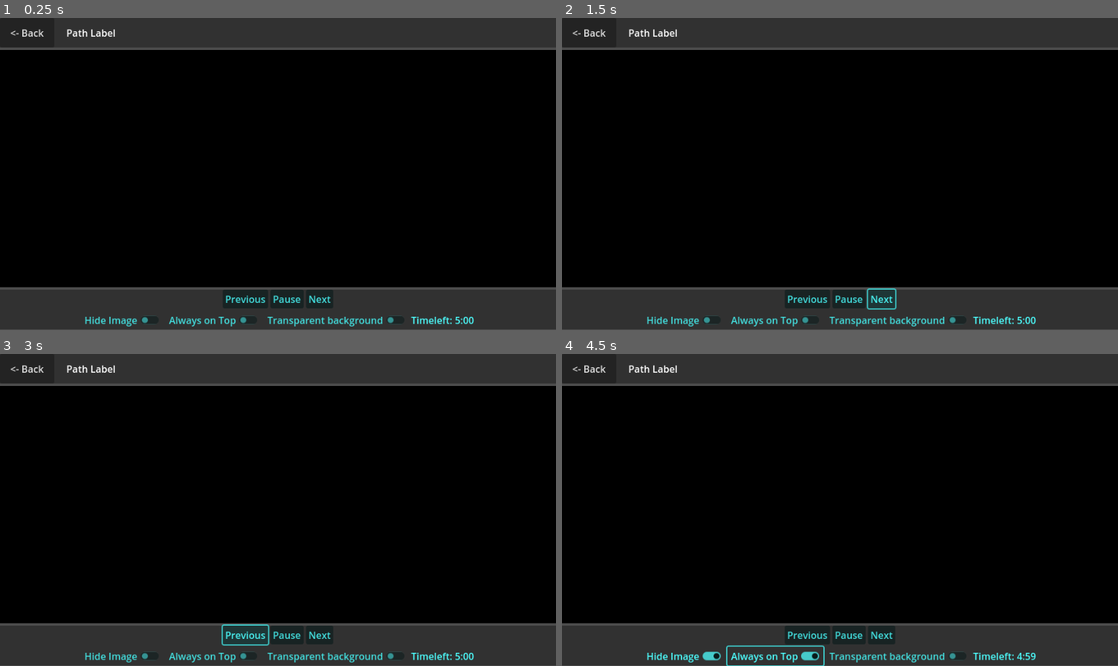
Above: before the commit, frames 1-4 (two rows, left to right).
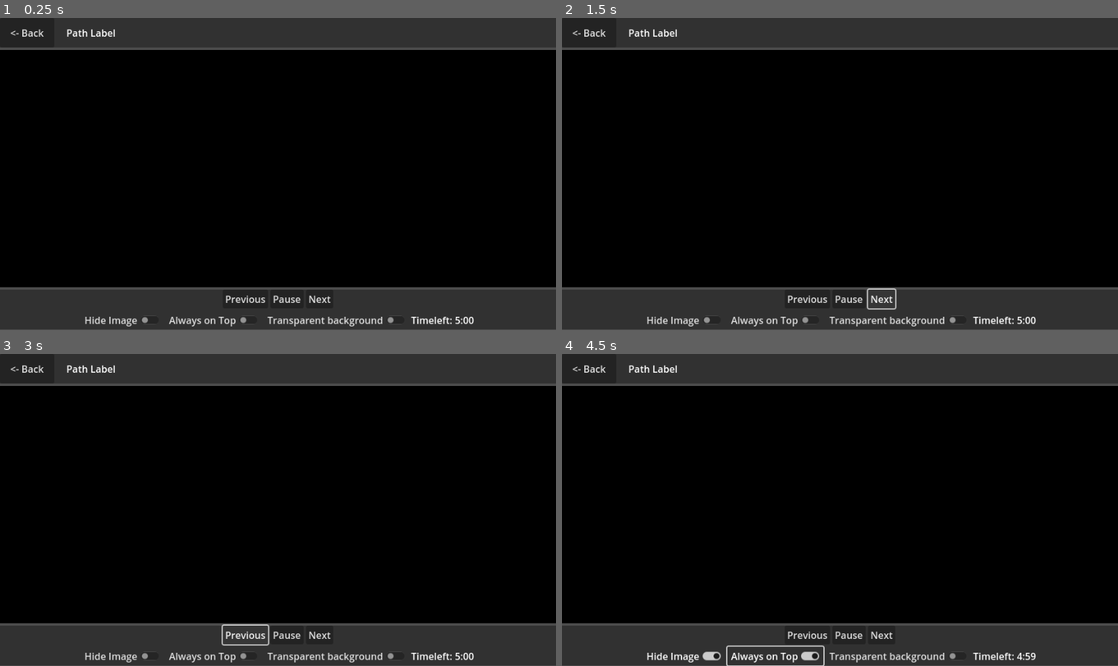
Above: after the commit, the same moments.

Repository: wuemily2/sketch-practice-assistant-godot
Game: Godot game, scene res://Windows/CyclerWindowBase.tscn
The game is run twice, just before and just after one commit, with the same random seed, the same clock (stepped at 60 frames per second) and the same inputs.
Inputs:
- Up to frame 1 (0.25 s): no input
- Up to frame 2 (1.5 s): click "<- Back" at 0.5 s; click "Next" at 1.25 s
- Up to frame 3 (3 s): click "Next" at 2 s; click "Previous" at 2.75 s
- Up to frame 4 (4.5 s): click "Hide Image" at 3.5 s; click "Always on Top" at 4.25 s

The runs differ from the first frame. In frame 1, 1.0% of the frame differs, in the area x 15-86%, y 88-99%; in frame 2, 1.1%; in frame 3, 1.1%; in frame 4, 1.3%, in the area x 15-86%, y 88-100%.

Commit message:
Save experimental files and small ui changes

Diff:
--- a/Windows/CyclerWindowBase.gd
+++ b/Windows/CyclerWindowBase.gd
@@ -22,6 +22,7 @@
 func _on_back_button_pressed():
 	# Make sure windows are normal
 	set_opaque_window()
+	get_window().always_on_top = false
 
 func set_transparent_window():
 	get_tree().get_root().transparent_bg = true
--- a/Windows/CyclerWindowBase.tscn
+++ b/Windows/CyclerWindowBase.tscn
@@ -12,6 +12,8 @@
 [node name="CyclerWindowBase" type="VBoxContainer"]
 offset_right = 1155.0
 offset_bottom = 646.0
+size_flags_horizontal = 3
+size_flags_vertical = 3
 script = ExtResource("1_j0q2x")
 
 [node name="TopBarStack" type="PanelContainer" parent="."]
@@ -66,7 +68,6 @@
 color = Color(0.192157, 0.192157, 0.192157, 1)
 
 [node name="CyclerBottomBar" parent="BottomBarStack" instance=ExtResource("1_ir3w3")]
-modulate = Color(0.301961, 1, 1, 1)
 layout_mode = 2
 size_flags_vertical = 3
 
--- a/Windows/Test/ImageScalingTest.gd
+++ b/Windows/Test/ImageScalingTest.gd
@@ -47,3 +47,9 @@
 		$TextureRect.texture = ImageTexture.create_from_image(image)
 	else:
 		$SadLabel.text = "This cannot be loaded!"
+
+
+
+
+func _on_file_dialog_dir_selected(dir):
+	print(dir)
--- a/Windows/Test/ImageScalingTest.tscn
+++ b/Windows/Test/ImageScalingTest.tscn
@@ -75,12 +75,12 @@
 text = "3"
 
 [node name="FileDialog" type="FileDialog" parent="."]
-title = "Open a File"
+title = "Open a File or Directory"
 initial_position = 1
 size = Vector2i(392, 200)
 min_size = Vector2i(200, 200)
 ok_button_text = "Open"
-file_mode = 0
+file_mode = 3
 access = 2
 
 [node name="SadLabel" type="Label" parent="."]
@@ -94,5 +94,6 @@
 vertical_alignment = 1
 
 [connection signal="pressed" from="Button" to="." method="_on_button_pressed"]
+[connection signal="dir_selected" from="FileDialog" to="." method="_on_file_dialog_dir_selected"]
 [connection signal="file_selected" from="FileDialog" to="." method="_on_file_dialog_file_selected"]
 [connection signal="files_selected" from="FileDialog" to="." method="_on_file_dialog_files_selected"]
--- a/Windows/Test/TestScene2.gd
+++ b/Windows/Test/TestScene2.gd
@@ -1,8 +1,9 @@
-extends Container
+extends Control
 
 
 # Called when the node enters the scene tree for the first time.
 func _ready():
+	print("/user/icon/".get_file())
 	pass # Replace with function body.
 
 
--- a/Windows/Test/TestScene2.tscn
+++ b/Windows/Test/TestScene2.tscn
@@ -2,8 +2,27 @@
 
 [ext_resource type="Script" path="res://Windows/Test/TestScene2.gd" id="1_81yaq"]
 
-[node name="TestScene2" type="Container"]
+[node name="Control" type="Control"]
+layout_mode = 3
+anchors_preset = 15
+anchor_right = 1.0
+anchor_bottom = 1.0
+grow_horizontal = 2
+grow_vertical = 2
 script = ExtResource("1_81yaq")
 
-[node name="Button" type="Button" parent="."]
-layout_mode = 2
+[node name="ItemList" type="ItemList" parent="."]
+layout_mode = 0
+offset_left = 2.0
+offset_top = 4.0
+offset_right = 732.0
+offset_bottom = 174.0
+select_mode = 1
+text_overrun_behavior = 0
+item_count = 6
+item_0/text = "C:/directory/rio/dioe"
+item_1/text = "item 2"
+item_2/text = "item 3"
+item_3/text = "item 4"
+item_4/text = "item 5"
+item_5/text = "item 6"
